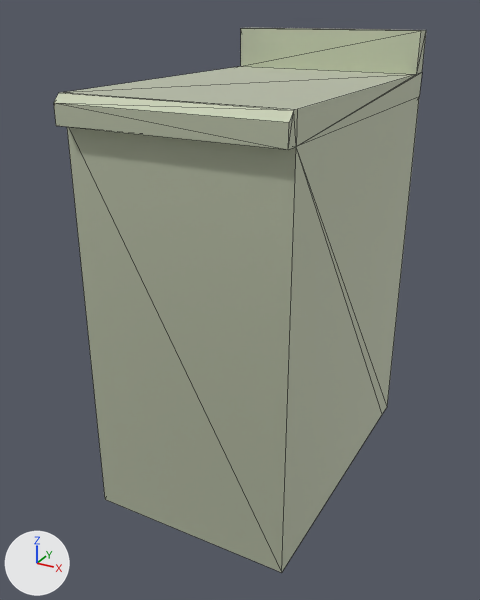
An edit to the glTF model assets/Module_Blocky/SM_Counter_01a.glb, drawn before and after from the same camera.
Camera for both pictures: a 50 mm lens placed at (0.956, -1.792, 1.151), pointed at (0.219, -0.452, 0.481). The lights are fixed; the arrows at lower left show +X, +Y and +Z. Mesh edges are drawn as thin lines. Objects named as collision shapes, trigger or cutter boxes, shadow casters or lower levels of detail are left out. Where no turn or scale is listed for an object, it has been applied to the vertices. Vertices at the same position are counted once.

Before the edit, the objects in view are built like this:
```python
me_cube_053 = bpy.data.meshes.new('Cube.053')
me_cube_053.from_pydata(...)  # 27 vertices, 50 faces; spans x 0.0..0.5, y -0.8..0.0, z 0.0..1.1
me_cube_053.materials.append(mat_m_props_01a)  # light grey #d3d9c5
ob_sm_counter_01a = bpy.data.objects.new('SM_Counter_01a', me_cube_053)
ob_sm_counter_01a.location = (0.0, 0.0, 0.0)
```
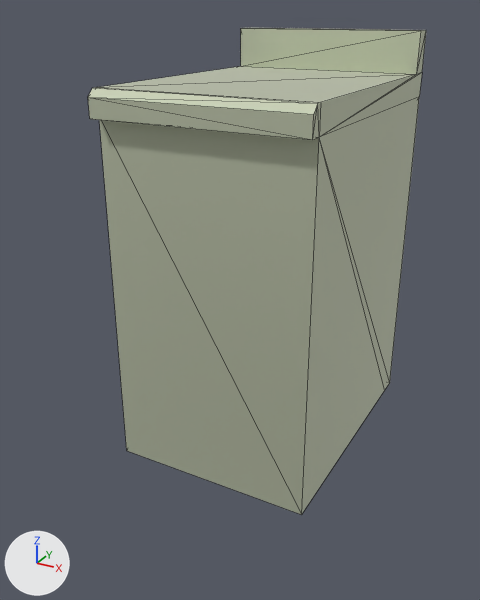
The newer file is also turned or shifted as a whole; pictures and numbers use the older file's frame.

Location of each change, [x1, y1, x2, y2] in pixels of the pictures (480 x 600 px; the box of a moved part takes in the faces that stretch with it):
'SM_Counter_01a', reshaped (9% narrower, 11% shorter): before [54, 28, 426, 573]; after [88, 28, 426, 515]
part 1 of me_cube_053, moved or reshaped: before [296, 97, 419, 414]; after [319, 97, 419, 389]
part 2 of me_cube_053, moved or reshaped: before [54, 66, 422, 150]; after [88, 66, 422, 140]
part 3 of me_cube_053, moved or reshaped: before [67, 127, 382, 573]; after [99, 120, 385, 515]

The change in detail:
me_cube_053 has 27 vertices, 50 faces and spans x 0.0..0.5, y -0.8..0.0, z 0.0..1.1.
me_cube_053 is used by ob_sm_counter_01a; location (0.0, 0.0, 0.0).
me_cube_053 part 1: all 4 vertices in x 0.0..0.5, y -0.05..0.0, z 0.0 are moved by (0.0, 0.0, 0.087).
me_cube_053 part 2: all 10 vertices in x 0.0..0.5, y -0.8..-0.77, z 0.94..1.0 are moved by (0.0, 0.099, 0.0).
me_cube_053 part 3: all 2 vertices in x 0.0..0.5, y -0.77, z 0.0 are moved by (0.0, 0.099, 0.087).
